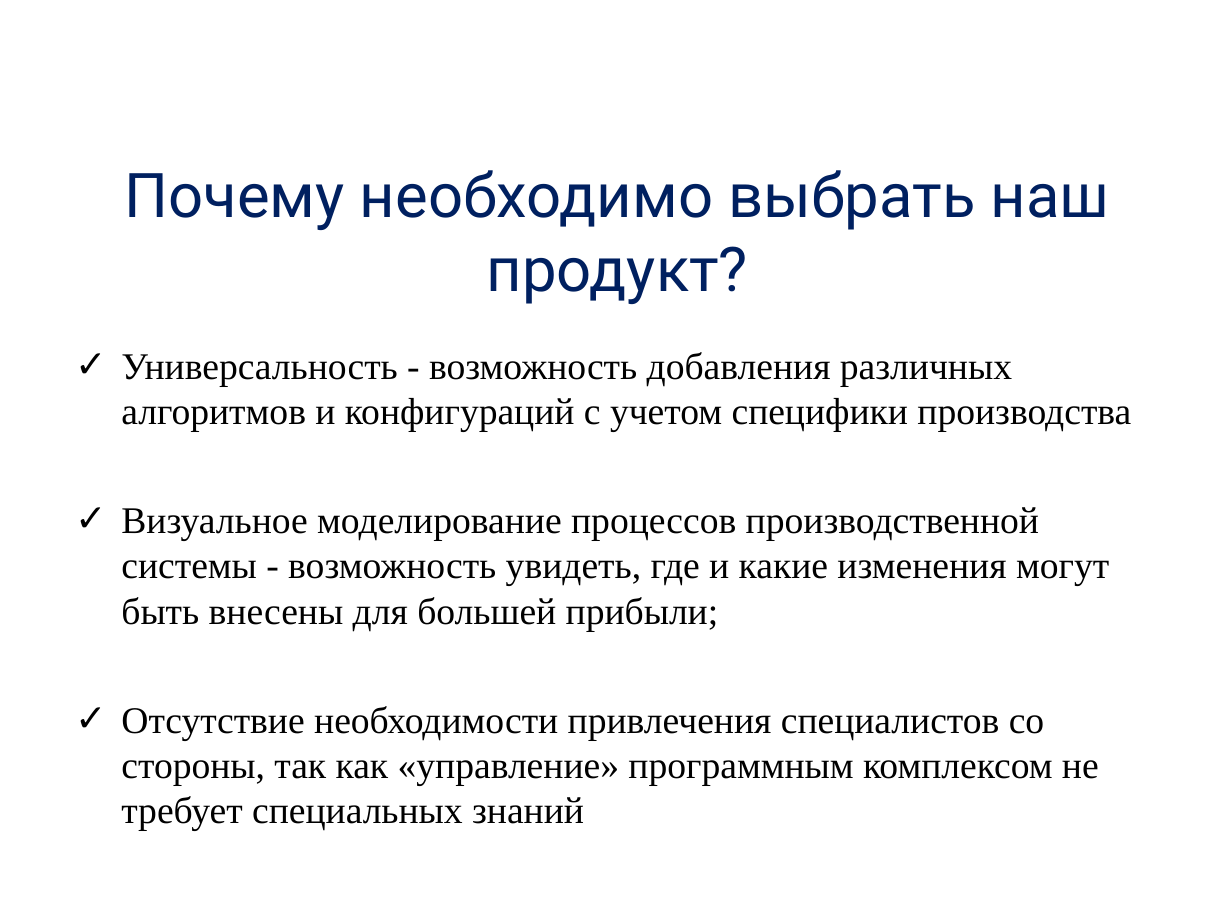
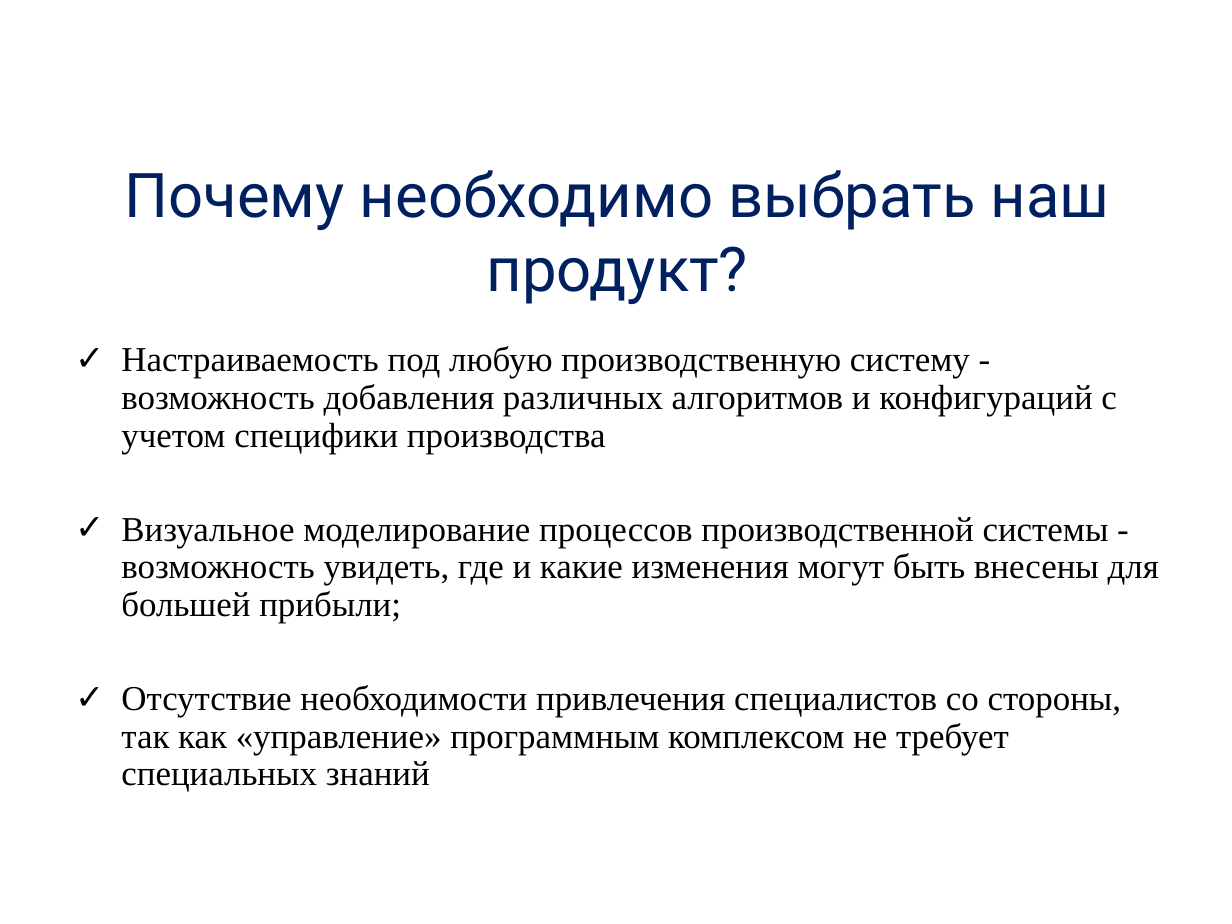
Before and after one commit to alexdegtev/SchedulerTask, a slide deck: slide 11 of Docs/presentation.ppt. Drawn at 1232x924 pixels with LibreOffice and Linux fonts; fonts in the diff are those of the drawing; background and template pictures are left out. Boxes give left, top, right and bottom in pixels: in the first picture for what was removed or moved away, otherwise in the second. Text is boxed around its words. In the diff, an @@ line names an element or a change of style, - is before the commit and + after.

```diff
--- a/Docs/presentation.ppt
+++ b/Docs/presentation.ppt
@@ text at (121,346,1116,454): text changed; size 22 to 20.4 pt @@
-✓ Универсальность - возможность добавления различных алгоритмов и конфигураций с учетом специфики производства
+✓ Настраиваемость под любую производственную систему - возможность добавления различных алгоритмов и конфигураций с учетом специфики производства
@@ text at (121,517,1159,792): size 22 to 20.4 pt in "Визуальное моделирование процессов производственной системы  ...", "Отсутствие необходимости привлечения специалистов со стороны ..."; line spacing 1 to 0.9 @@
```
Also in this commit, not shown: 6 other slides changed, 1 slide added, 1 slide removed, 25 other files.
